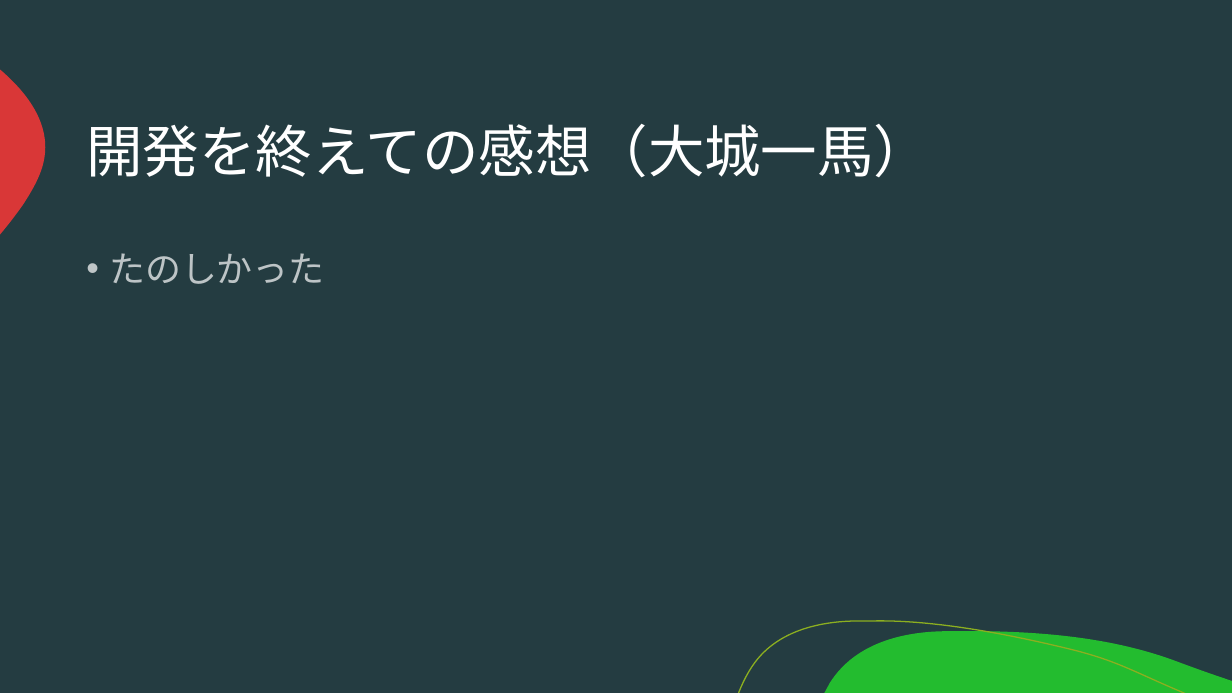
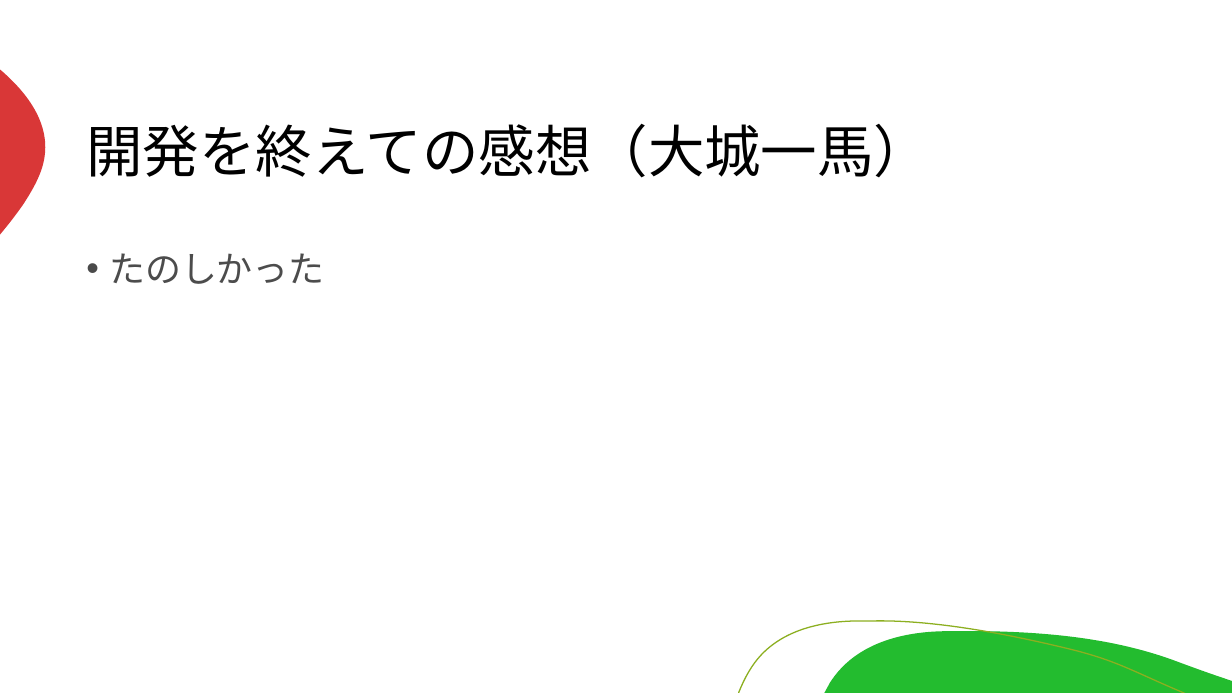
Before and after one commit to miyagiryusei/Excel, a slide deck: slide 10 of 発表資料.pptx (slide 9 before the commit). Drawn at 1232x693 pixels with LibreOffice and Linux fonts; fonts in the diff are those of the drawing. Boxes give left, top, right and bottom in pixels: in the first picture for what was removed or moved away, otherwise in the second. Text is boxed around its words. In the diff, an @@ line names an element or a change of style, - is before the commit and + after.

```diff
--- a/発表資料.pptx
+++ b/発表資料.pptx
@@ background #243C41 to #FFFFFF @@
@@ title "開発を終えての感想（大城一馬）" at [86,124,930,178]: text colour #FFFFFF to #000000 @@
@@ text "たのしかった" at [109,253,324,284]: text colour #FFFFFF at 70% opacity to #000000 at 70% opacity @@
```
Also in this commit, not shown: 19 other slides changed, 1 slide added.
